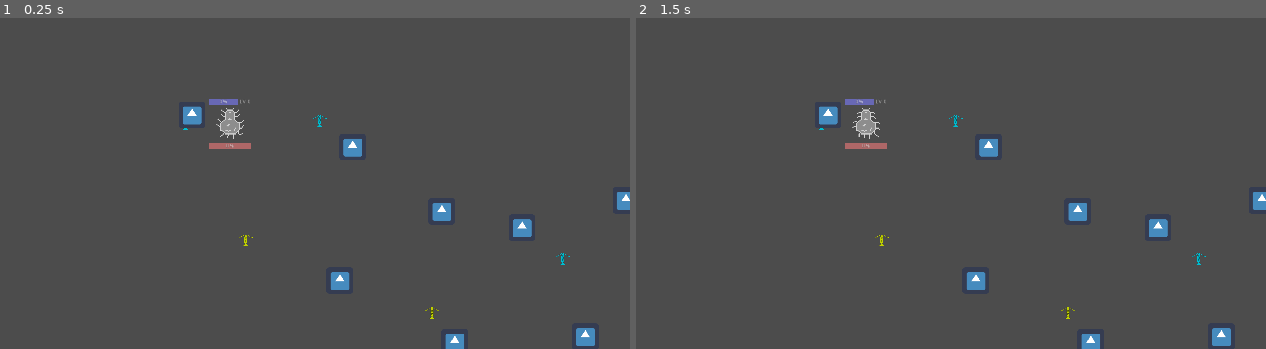
Above: before the commit, frames 1-2 (left to right).
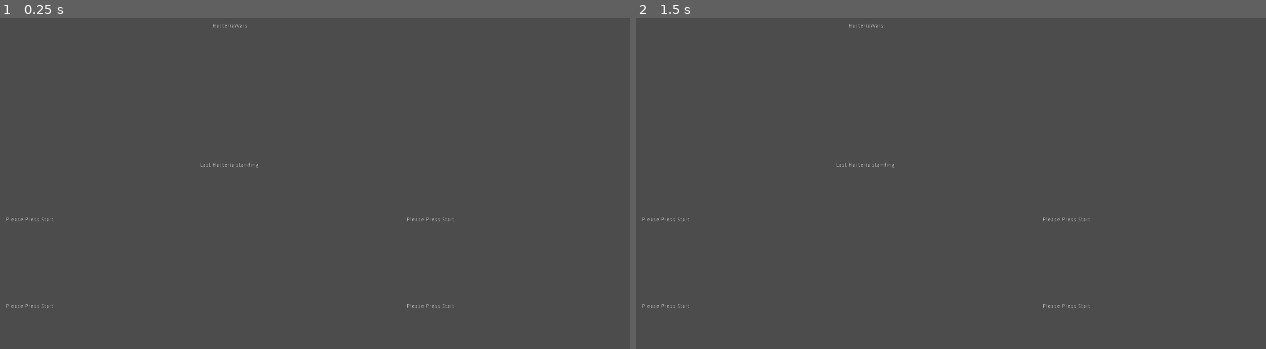
Above: after the commit, the same moments.

Repository: Werkaninchen/milchbroetchen
Game: Godot game, scene res://StartScreen/StartScreen.tscn
Two runs of this game, one before a commit and one after it. Both use one fixed random seed, a clock stepped at 60 frames per second and the inputs below. Before the commit the project starts from res://Level/TestLevel.tscn. The engine's default icon, where the game draws it, is replaced by a stand-in: a white triangle on a blue panel in a dark square.
Inputs (mouse positions are in pixels of both pictures, inside the frame that each line leads up to):
- Up to frame 1 (0.25 s): no input
- Up to frame 2 (1.5 s): tap Enter at 0.5, 1.25 s; move the mouse to (1039, 100) at 0.52 s; move the mouse to (705, 147) at 1.27 s

The runs differ from the first frame. In frame 1, 1.9% of the frame differs, in the area x 0-100%, y 1-100%; in frame 2, 1.9%.
Error before the commit: Invalid get index 'player' (on base: 'Node2D'). (res://character/Hud/CharacterHud.gd:13)

Commit message:
refactored folders

Diff:
--- a/godot/consumables/Consumables.gd
+++ b/godot/consumables/Consumables.gd
@@ -1,11 +1,13 @@
 extends Node
 
-var xp = load("res://consumables/types/XP.tscn")
-var sp = load("res://consumables/types/SP.tscn")
-var at = load("res://consumables/types/AT.tscn")
-var hl = load("res://consumables/types/HL.tscn")
-var poison = load("res://consumables/types/Poison.tscn")
-var consumable_prefs = [xp, sp, at, hl, poison]
+var xp = load("res://consumables/types/XP/XP.tscn")
+var sp = load("res://consumables/types/SP/SP.tscn")
+var at = load("res://consumables/types/AT/AT.tscn")
+var hl = load("res://consumables/types/HL/HL.tscn")
+var poison = load("res://consumables/types/Poison/Poison.tscn")
+var mine = load("res://consumables/types/Mine/Mine.tscn")
+var stinky = load("res://consumables/types/Stinky/Stinky.tscn")
+var consumable_prefs = [xp, sp, at, hl, poison, mine, stinky]
 export var consumables_amount = 30
 export var consumables_size = 1
 export var map_width = 1920
--- /dev/null
+++ b/godot/consumables/types/AT/AT.tscn
@@ -0,0 +1,16 @@
+[gd_scene load_steps=4 format=2]
+
+[ext_resource path="res://consumables/base/Consumable.tscn" type="PackedScene" id=1]
+[ext_resource path="res://consumables/types/AT/AT.gd" type="Script" id=2]
+[ext_resource path="res://consumables/types/AT/AttPlancton.png" type="Texture" id=3]
+
+
+[node name="AT" instance=ExtResource( 1 )]
+script = ExtResource( 2 )
+
+[node name="Sprite" parent="." index="0"]
+modulate = Color( 1, 0, 0, 1 )
+texture = ExtResource( 3 )
+
+[node name="CollisionShape2D" parent="." index="1"]
+visible = false
--- /dev/null
+++ b/godot/consumables/types/HL/HL.tscn
@@ -0,0 +1,16 @@
+[gd_scene load_steps=4 format=2]
+
+[ext_resource path="res://consumables/base/Consumable.tscn" type="PackedScene" id=1]
+[ext_resource path="res://consumables/types/HL/HL.gd" type="Script" id=2]
+[ext_resource path="res://consumables/types/HL/HealthPlancton.png" type="Texture" id=3]
+
+
+[node name="HL" instance=ExtResource( 1 )]
+modulate = Color( 0, 1, 0.227451, 1 )
+script = ExtResource( 2 )
+
+[node name="Sprite" parent="." index="0"]
+texture = ExtResource( 3 )
+
+[node name="CollisionShape2D" parent="." index="1"]
+visible = false
--- /dev/null
+++ b/godot/consumables/types/Mine/Mine.tscn
@@ -0,0 +1,13 @@
+[gd_scene load_steps=3 format=2]
+
+[ext_resource path="res://consumables/base/Consumable.tscn" type="PackedScene" id=1]
+[ext_resource path="res://icon.png" type="Texture" id=2]
+
+[node name="Mine" index="0" instance=ExtResource( 1 )]
+
+[node name="Sprite" parent="." index="0"]
+modulate = Color( 0.631373, 0, 0, 1 )
+texture = ExtResource( 2 )
+
+[node name="CollisionShape2D" parent="." index="1"]
+visible = false
--- a/godot/consumables/types/Poison.tscn
+++ /dev/null
@@ -1,11 +0,0 @@
-[gd_scene load_steps=4 format=2]
-
-[ext_resource path="res://consumables/base/Consumable.tscn" type="PackedScene" id=1]
-[ext_resource path="res://consumables/types/Poison.gd" type="Script" id=2]
-[ext_resource path="res://icon.png" type="Texture" id=3]
-
-[node name="Poison" instance=ExtResource( 1 )]
-script = ExtResource( 2 )
-
-[node name="Sprite" parent="." index="0"]
-texture = ExtResource( 3 )
--- a/godot/consumables/types/HL.tscn
+++ b/godot/consumables/types/Poison/Poison.tscn
@@ -1,11 +1,16 @@
 [gd_scene load_steps=4 format=2]
 
 [ext_resource path="res://consumables/base/Consumable.tscn" type="PackedScene" id=1]
-[ext_resource path="res://consumables/types/HL.gd" type="Script" id=2]
+[ext_resource path="res://consumables/types/Poison/Poison.gd" type="Script" id=2]
 [ext_resource path="res://icon.png" type="Texture" id=3]
 
-[node name="HL" instance=ExtResource( 1 )]
+
+[node name="Poison" instance=ExtResource( 1 )]
+modulate = Color( 1, 0, 0.843137, 1 )
 script = ExtResource( 2 )
 
 [node name="Sprite" parent="." index="0"]
 texture = ExtResource( 3 )
+
+[node name="CollisionShape2D" parent="." index="1"]
+visible = false
--- a/godot/consumables/types/SP.tscn
+++ b/godot/consumables/types/SP/SP.tscn
@@ -1,8 +1,9 @@
 [gd_scene load_steps=5 format=2]
 
 [ext_resource path="res://consumables/base/Consumable.tscn" type="PackedScene" id=1]
-[ext_resource path="res://consumables/types/SP.gd" type="Script" id=2]
-[ext_resource path="res://consumables/SpeedPlancton.png" type="Texture" id=3]
+[ext_resource path="res://consumables/types/SP/SP.gd" type="Script" id=2]
+[ext_resource path="res://consumables/types/SP/SpeedPlancton.png" type="Texture" id=3]
+
 
 [sub_resource type="RectangleShape2D" id=1]
 extents = Vector2( 32.0043, 31.8154 )
@@ -15,4 +16,5 @@
 texture = ExtResource( 3 )
 
 [node name="CollisionShape2D" parent="." index="1"]
+visible = false
 shape = SubResource( 1 )
--- a/godot/consumables/types/AT.tscn
+++ b/godot/consumables/types/Stinky/Stinky.tscn
@@ -1,11 +1,16 @@
 [gd_scene load_steps=4 format=2]
 
 [ext_resource path="res://consumables/base/Consumable.tscn" type="PackedScene" id=1]
-[ext_resource path="res://consumables/types/AT.gd" type="Script" id=2]
+[ext_resource path="res://consumables/types/Stinky/Stinky.gd" type="Script" id=2]
 [ext_resource path="res://icon.png" type="Texture" id=3]
 
-[node name="AT" index="0" instance=ExtResource( 1 )]
+
+[node name="Stinky" instance=ExtResource( 1 )]
 script = ExtResource( 2 )
 
 [node name="Sprite" parent="." index="0"]
+modulate = Color( 0.156863, 0.388235, 0.113725, 1 )
 texture = ExtResource( 3 )
+
+[node name="CollisionShape2D" parent="." index="1"]
+visible = false
--- a/godot/consumables/types/XP.tscn
+++ b/godot/consumables/types/XP/XP.tscn
@@ -1,8 +1,9 @@
 [gd_scene load_steps=5 format=2]
 
 [ext_resource path="res://consumables/base/Consumable.tscn" type="PackedScene" id=1]
-[ext_resource path="res://consumables/types/XP.gd" type="Script" id=2]
-[ext_resource path="res://consumables/XPlancton.png" type="Texture" id=3]
+[ext_resource path="res://consumables/types/XP/XP.gd" type="Script" id=2]
+[ext_resource path="res://consumables/types/XP/XPlancton.png" type="Texture" id=3]
+
 
 [sub_resource type="RectangleShape2D" id=1]
 extents = Vector2( 32.3702, 31.8486 )
@@ -15,5 +16,6 @@
 texture = ExtResource( 3 )
 
 [node name="CollisionShape2D" parent="." index="1"]
+visible = false
 position = Vector2( -0.360229, 0 )
 shape = SubResource( 1 )
--- a/godot/project.godot
+++ b/godot/project.godot
@@ -16,20 +16,21 @@
 [application]
 
 config/name="milchlchbroetchen"
-run/main_scene="res://Level/TestLevel.tscn"
+run/main_scene="res://StartScreen/StartScreen.tscn"
 config/icon="res://icon.png"
 
 [autoload]
 
 enums="*res://global/enums.gd"
 SceneChanger="*res://SceneChanger.gd"
+Game="*res://Game.gd"
 
 [display]
 
 window/size/width=1920
 window/size/height=1080
 window/stretch/mode="2d"
-window/stretch/aspect="keep"
+window/stretch/aspect="expand"
 
 [rendering]
 
Renamed: godot/consumables/types/AT.gd -> godot/consumables/types/AT/AT.gd
Renamed: godot/consumables/AttPlancton.png -> godot/consumables/types/AT/AttPlancton.png
Not shown, changed: godot/consumables/types/AT/AttPlancton.png.import
Renamed: godot/consumables/types/HL.gd -> godot/consumables/types/HL/HL.gd
Renamed: godot/consumables/HealthPlancton.png -> godot/consumables/types/HL/HealthPlancton.png
Not shown, changed: godot/consumables/types/HL/HealthPlancton.png.import
Renamed: godot/consumables/types/Mine.gd -> godot/consumables/types/Mine/Mine.gd
Renamed: godot/consumables/types/Poison.gd -> godot/consumables/types/Poison/Poison.gd
Renamed: godot/consumables/types/SP.gd -> godot/consumables/types/SP/SP.gd
Renamed: godot/consumables/SpeedPlancton.png -> godot/consumables/types/SP/SpeedPlancton.png
Not shown, added: godot/consumables/types/SP/SpeedPlancton.png.import
Renamed: godot/consumables/types/Stinky.gd -> godot/consumables/types/Stinky/Stinky.gd
(and 3 more such lines)
